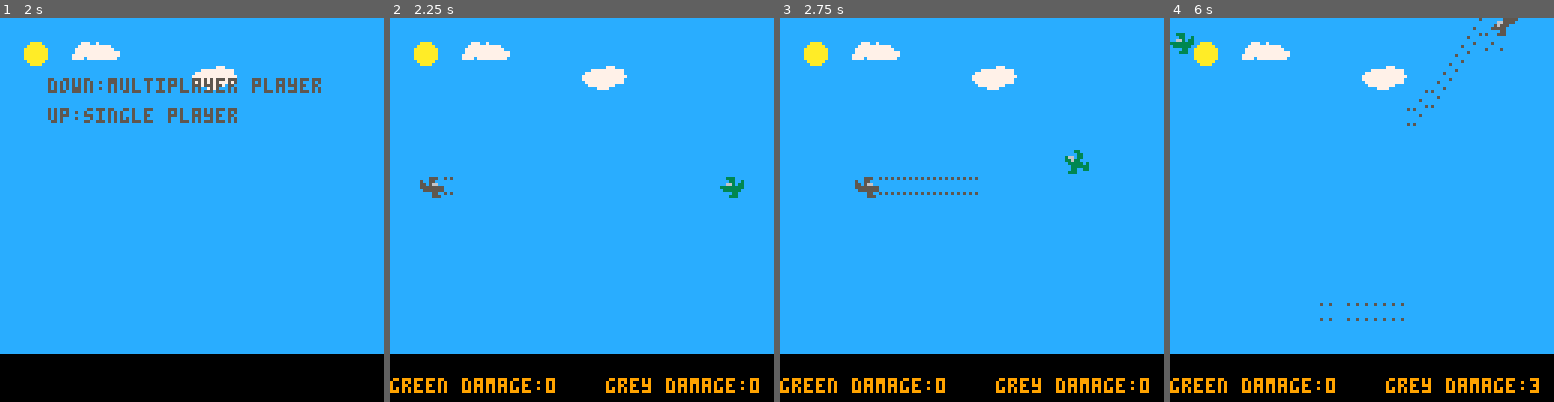
Above: before the commit, frames 1-4 (left to right).
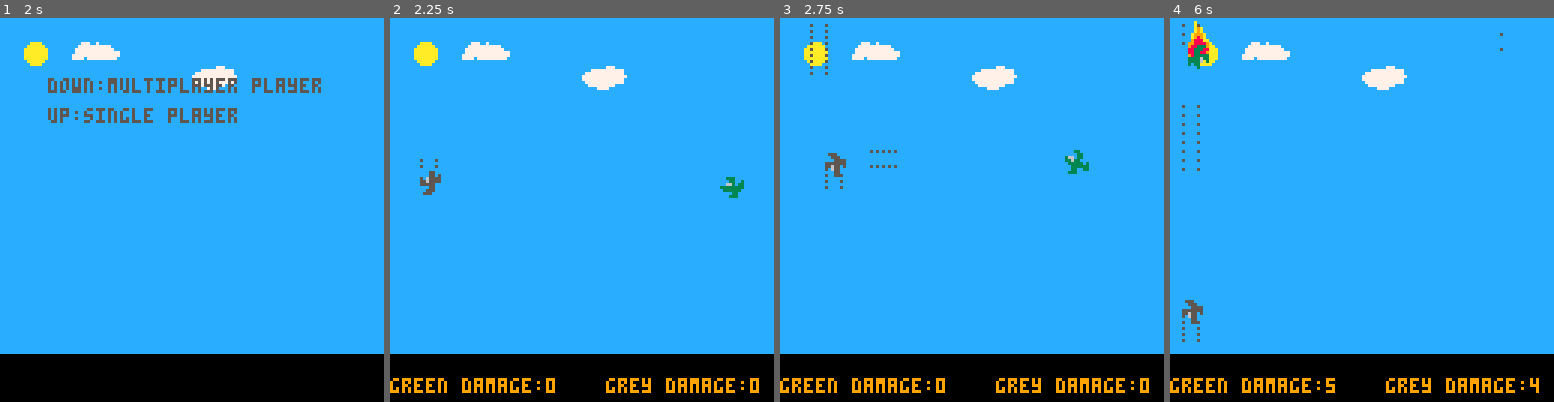
Above: after the commit, the same moments.

Repository: jerrybookbenson/pico8-games
Game: PICO-8 cartridge plane-battle.p8
Same seed, same stepped clock (60 frames per second), same inputs: the game is played once before the commit and once after it.
Inputs:
- Up to frame 1 (2 s): tap X (X key) at 0.33, 1.07, 1.85 s; tap O (Z key) at 0.7, 1.7 s; hold Right from 1.6 s (still down)
- Up to frame 2 (2.25 s): release Right at 2.1 s; tap O (Z key) at 2.1 s; hold Up from 2.15 s (still down)
- Up to frame 3 (2.75 s): release Up at 2.42 s; hold Right from 2.47 s (still down); tap O (Z key) at 2.5 s
- Up to frame 4 (6 s): tap O (Z key) every 0.4 s from 2.9 to 5.7 s; tap X (X key) at 2.97, 4.08, 5.2 s; release Right at 3.03 s; hold Left 3.08-3.58 s; hold Right 4.02-4.68 s; hold Up 4.73-5.03 s; hold Left 5.08-5.68 s

Frame 1 is identical in both runs. In frame 2, 0.3% of the frame differs, in the area x 7-17%, y 36-47%; in frame 3, 0.8%; in frame 4, 1.5%, in the area x 0-96%, y 0-98%.

Commit message:
3 bugs. spins in lots of directions

Diff:
--- a/plane-battle.p8
+++ b/plane-battle.p8
@@ -102,8 +102,8 @@
 
   --only for singleplayer
   is_turning = false
-   rand_direction = flr(rnd(2))
-   turn_max = flr(rnd(30))
+
+   turn_max = 0
    turn_counter = 0
 end
 
@@ -218,7 +218,6 @@
     if (btn (2) or btn(2,1)) then
       is_singleplayer = true
       setup()
-      pl2.direction = nw
     end
   end
   if (pl2 and pl1) then
@@ -550,94 +549,193 @@
 
 
 function singleplayer()
-
+  if (pl2.direction == "e") then
+    print ("grey won!!!", 45, 10, 5)
+  end
 
   if (is_singleplayer and not is_crashing) then
 
     if (turn_counter == turn_max) then
-      if (rand_direction == 1) then
-
-
-        if (pl1.direction == "n") then
+      turn_counter = 0
+      turn_max = flr(rnd(10))
+      rand_direction = flr(rnd(2))
+
+
+      if (pl2.direction) == "n" then
+        if (pl1.direction) == "nw" then
+          pl2.direction = "ne"
+          pl2.spr = pl2_ne
+        elseif (pl1.direction == "ne") then
           pl2.direction = "nw"
           pl2.spr = pl2_nw
-        end
-        if (pl1.direction == "nw") then
+        else
+          if (rand_direction == 0) then
+            pl2.direction = "nw"
+            pl2.spr = pl2_nw
+          else
+            pl2.direction = "ne"
+            pl2.spr = pl2_ne
+          end
+        end
+      end
+      if (pl2.direction) == "e" then
+        if (pl1.direction) == "se" then
+          pl2.direction = "ne"
+          pl2.spr = pl2_ne
+        elseif (pl1.direction == "ne") then
+          pl2.direction = "se"
+          pl2.spr = pl2_se
+        else
+          if (rand_direction == 0) then
+            pl2.direction = "ne"
+            pl2.spr = pl2_ne
+          else
+            pl2.direction = "se"
+            pl2.spr = pl2_se
+          end
+        end
+      end
+      if (pl2.direction) == "s" then
+        if (pl1.direction) == "se" then
+          pl2.direction = "sw"
+          pl2.spr = pl2_sw
+        elseif (pl1.direction == "sw") then
+          pl2.direction = "se"
+          pl2.spr = pl2_se
+        else
+          if (rand_direction == 0) then
+            pl2.direction = "sw"
+            pl2.spr = pl2_sw
+          else
+            pl2.direction = "se"
+            pl2.spr = pl2_se
+          end
+        end
+      end
+      if (pl2.direction) == "w" then
+        if (pl1.direction) == "sw" then
+          pl2.direction = "nw"
+          pl2.spr = pl2_nw
+        elseif (pl1.direction == "nw") then
+          pl2.direction = "sw"
+          pl2.spr = pl2_sw
+        else
+          if (rand_direction == 0) then
+            pl2.direction = "nw"
+            pl2.spr = pl2_ne
+          else
+            pl2.direction = "sw"
+            pl2.spr = pl2_se
+          end
+        end
+      end
+      if (pl2.direction) == "nw" then
+        if (pl1.direction) == "w" then
+          pl2.direction = "n"
+          pl2.spr = pl2_n
+        elseif (pl1.direction == "n") then
           pl2.direction = "w"
           pl2.spr = pl2_w
-        end
-        if (pl1.direction == "w") then
-          pl2.direction = "sw"
-          pl2.spr = pl2_sw
-        end
-        if (pl1.direction == "sw") then
-          pl2.direction = "s"
-          pl2.spr = pl2_s
-        end
-        if (pl1.direction == "s") then
-          pl2.direction = "se"
-          pl2.spr = pl2_se
-        end
-        if (pl1.direction == "se") then
+        else
+          if (rand_direction == 0) then
+            pl2.direction = "w"
+            pl2.spr = pl2_w
+          else
+            pl2.direction = "sw"
+            pl2.spr = pl2_sw
+          end
+        end
+      end
+      if (pl2.direction) == "ne" then
+        if (pl1.direction) == "n" then
           pl2.direction = "e"
           pl2.spr = pl2_e
-        end
-        if (pl1.direction == "e") then
-          pl2.direction = "ne"
-          pl2.spr = pl2_ne
-        end
-        if (pl1.direction == "ne") then
+        elseif (pl1.direction == "e") then
           pl2.direction = "n"
           pl2.spr = pl2_n
-        end
-
-
-      elseif (rand_direction == 0) then
-
-      end
-    end
-
-    if (turn_counter == turn_max) then
-      turn_counter = 0
-      turn_max = flr(rnd(30))
-      rand_direction = flr(rnd(2))
-    end
-
-    turn_counter = turn_counter + 1
-
-    --make pl2 fire
-    if (is_turning == false and pl2.spr != pl2_flame_spr) then
-      if (pl2.spr == pl2_nw) then
-        make_actor(pl2.x-.6,pl2.y-.6,bullet_spr_horiz,"nw")
-      end
-      if (pl2.spr == pl2_sw) then
-        make_actor(pl2.x-.6,pl2.y+.6,bullet_spr_horiz,"sw")
-      end
-      if (pl2.spr == pl2_se) then
-        make_actor(pl2.x+.6,pl2.y+.6,bullet_spr_horiz,"se")
-      end
-      if (pl2.spr == pl2_ne) then
-        make_actor(pl2.x+.6,pl2.y-.6,bullet_spr_horiz,"ne")
-      end
-      if (pl2.spr == pl2_n) then
-        make_actor(pl2.x,pl2.y-.6,bullet_spr_vert,"n")
-      end
-      if (pl2.spr == pl2_s) then
+        else
+          if (rand_direction == 0) then
+            pl2.direction = "n"
+            pl2.spr = pl2_n
+          else
+            pl2.direction = "e"
+            pl2.spr = pl2_e
+          end
+        end
+      end
+      if (pl2.direction) == "se" then
+        if (pl1.direction) == "s" then
+          pl2.direction = "e"
+          pl2.spr = pl2_e
+        elseif (pl1.direction == "e") then
+          pl2.direction = "s"
+          pl2.spr = pl2_se
+        else
+          if (rand_direction == 0) then
+            pl2.direction = "e"
+            pl2.spr = pl2_e
+          else
+            pl2.direction = "s"
+            pl2.spr = pl2_s
+          end
+        end
+      end
+      if (pl2.direction) == "sw" then
+        if (pl1.direction) == "s" then
+          pl2.direction = "w"
+          pl2.spr = pl2_w
+        elseif (pl1.direction == "w") then
+          pl2.direction = "s"
+          pl2.spr = pl2_se
+        else
+          if (rand_direction == 0) then
+            pl2.direction = "w"
+            pl2.spr = pl2_w
+          else
+            pl2.direction = "s"
+            pl2.spr = pl2_s
+          end
+        end
+      end
+    end
+  end
+
+
+
+  turn_counter = turn_counter + 1
+
+  --make pl2 fire
+  if (is_turning == false and pl2.spr != pl2_flame_spr) then
+    if (pl2.spr == pl2_nw) then
+      make_actor(pl2.x-.6,pl2.y-.6,bullet_spr_horiz,"nw")
+    end
+    if (pl2.spr == pl2_sw) then
+      make_actor(pl2.x-.6,pl2.y+.6,bullet_spr_horiz,"sw")
+    end
+    if (pl2.spr == pl2_se) then
+      make_actor(pl2.x+.6,pl2.y+.6,bullet_spr_horiz,"se")
+    end
+    if (pl2.spr == pl2_ne) then
+      make_actor(pl2.x+.6,pl2.y-.6,bullet_spr_horiz,"ne")
+    end
+    if (pl2.spr == pl2_n) then
+      make_actor(pl2.x,pl2.y-.6,bullet_spr_vert,"n")
+    end
+    if (pl2.spr == pl2_s) then
         make_actor(pl2.x,pl2.y+.6,bullet_spr_vert,"s")
        end
-      if (pl2.spr == pl2_e) then
+    if (pl2.spr == pl2_e) then
         make_actor(pl2.x+.6,pl2.y,bullet_spr_horiz,"e")
        end
-      if (pl2.spr == pl2_w) then
+    if (pl2.spr == pl2_w) then
         make_actor(pl2.x-.6,pl2.y,bullet_spr_horiz,"w")
-      end
-
-
-
-      if (pl2.damage == game_over_damage) then
-        pl2.spr = pl2_flame_spr
-
-      end
+    end
+
+
+
+    if (pl2.damage == game_over_damage) then
+      pl2.spr = pl2_flame_spr
+
     end
   end
 end
